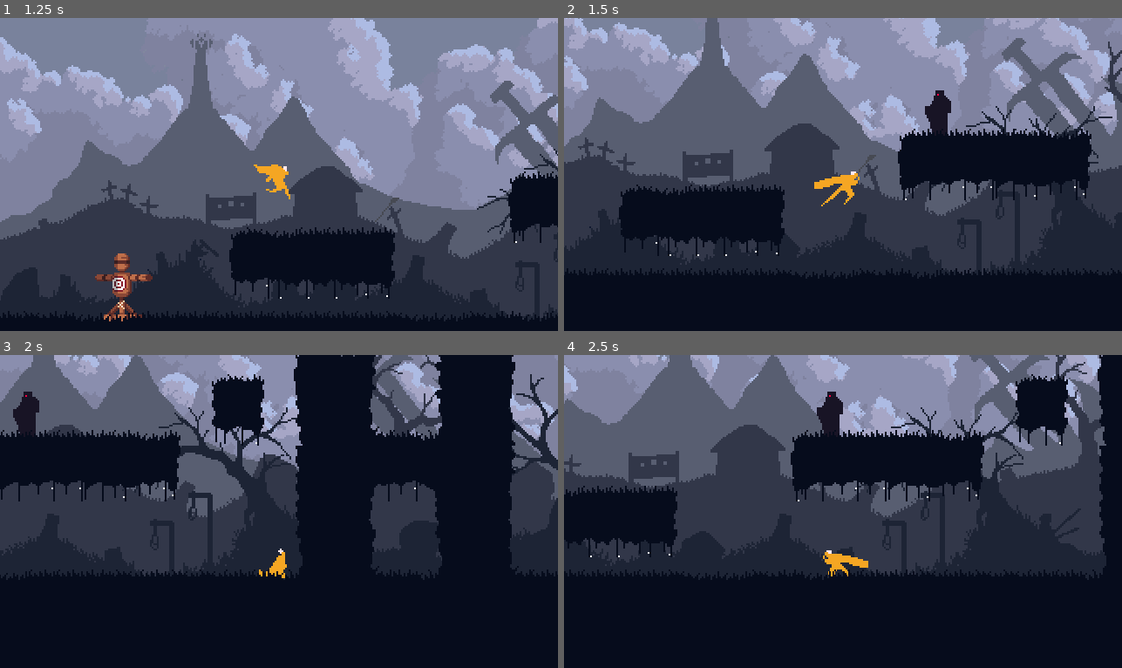
Above: before the commit, frames 1-4 (two rows, left to right).
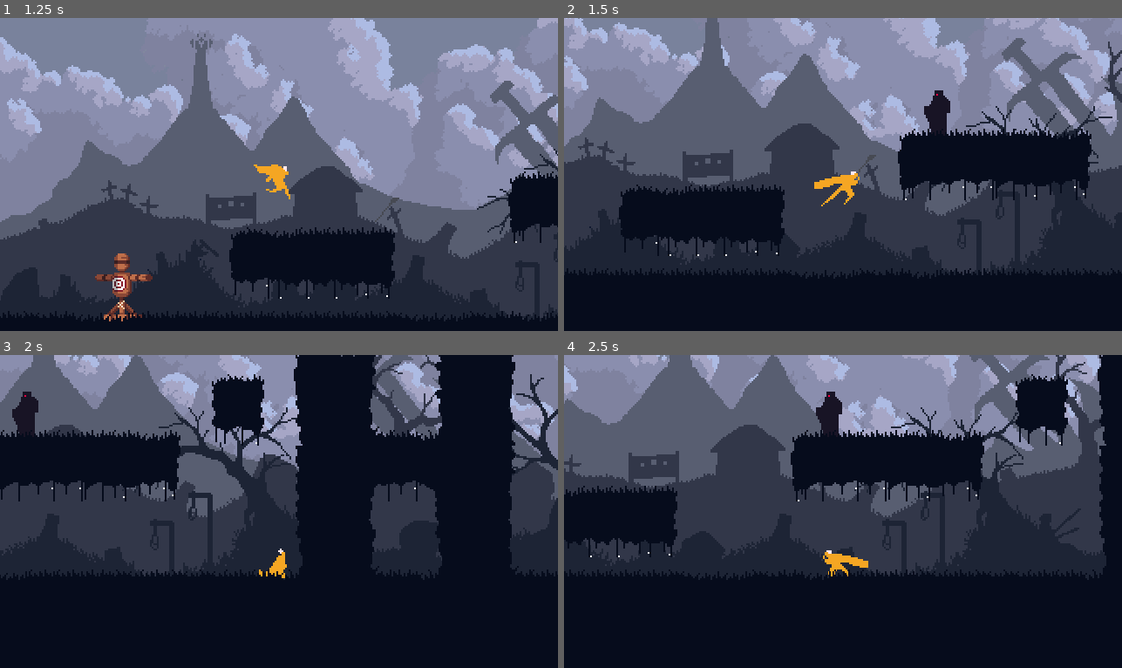
Above: after the commit, the same moments.

Repository: petrik33/bsu-action-platformer
Game: Godot game, scene res://scene/game.tscn
Two runs of this game, one before a commit and one after it. Both use one fixed random seed, a clock stepped at 60 frames per second and the inputs below.
Inputs (mouse positions are in pixels of both pictures, inside the frame that each line leads up to):
- Up to frame 1 (1.25 s): move the mouse to (401, 158) at 0.52 s; hold D (right) from 0.53 s (still down); click (401, 158) at 0.6 s; tap Space (jump) at 0.77 s
- Up to frame 2 (1.5 s): keep holding D (right); move the mouse to (731, 190) at 1.27 s; tap Shift (roll) at 1.35 s
- Up to frame 3 (2 s): keep holding D (right); tap Space (jump) at 1.52 s
- Up to frame 4 (2.5 s): move the mouse to (898, 442) at 2.02 s; release D (right) at 2.03 s; hold A (left) from 2.03 s (still down); tap C (sprint) at 2.1 s

Frame 1 is identical in both runs. In frame 2, less than 0.1% of the frame differs, in the area x 64-70%, y 23-38%; in frame 3, less than 0.1%; in frame 4, less than 0.1%.

Commit message:
Refactor and remove unnecessary dash usages in states

Diff:
--- a/script/enemy/states/alert.gd
+++ b/script/enemy/states/alert.gd
@@ -4,10 +4,13 @@
 
 
 func enter() -> void:
-	steering.dash(0)
 	enemy.face_vector(perception.to_target())
 	enemy.play_alert_vfx(alert_time)
 	_state_timer(alert_time, _on_finished)
+
+func update(delta: float) -> StringName:
+	steering.apply(delta, 0)
+	return &""
 
 
 func _on_finished() -> void:
--- a/script/enemy/states/investigate.gd
+++ b/script/enemy/states/investigate.gd
@@ -42,6 +42,8 @@
 		if not _try_search():
 			return &"Idle"
 
+	steering.apply(delta, _look_direction * search_speed)
+
 	return &""
 
 
@@ -52,7 +54,6 @@
 	return false
 
 func _begin_search() -> void:
-	steering.dash(_look_direction * search_speed)
 	enemy.face(_look_direction)
 
 func _can_search() -> bool:
--- a/script/enemy/states/passive/idle.gd
+++ b/script/enemy/states/passive/idle.gd
@@ -8,14 +8,11 @@
 
 
 func enter():
-	steering.dash(0)
 	enemy.play_animation(&"idle")
 	remaining_time = randf_range(min_time,max_time)
 
-
-
-
 func update(delta: float) -> StringName:
+	steering.stop(delta)
 	remaining_time -= delta
 	if remaining_time <= 0:
 		enemy.face(-enemy.facing_direction())
--- a/script/hero/states/locomotion/airborne/jump.gd
+++ b/script/hero/states/locomotion/airborne/jump.gd
@@ -7,7 +7,7 @@
 	hero.jump()
 
 
-func update(delta: float) -> StringName:
+func update(_delta: float) -> StringName:
 	if hero.velocity.y > 0:
 		return "Fall"
 	return &""
--- a/script/physics/steering.gd
+++ b/script/physics/steering.gd
@@ -23,6 +23,12 @@
 func dash(velocity: float):
 	body.velocity.x = velocity
 
+func stop_vec(delta: float):
+	apply_vec(delta, Vector2.ZERO)
+
+func stop(delta: float):
+	apply(delta, 0)
+
 func apply_vec(delta: float, velocity: Vector2):
 	var accel_to_use = acceleration if velocity.length() > 0 else deceleration
 	apply_forced_vec(delta, velocity, accel_to_use)
